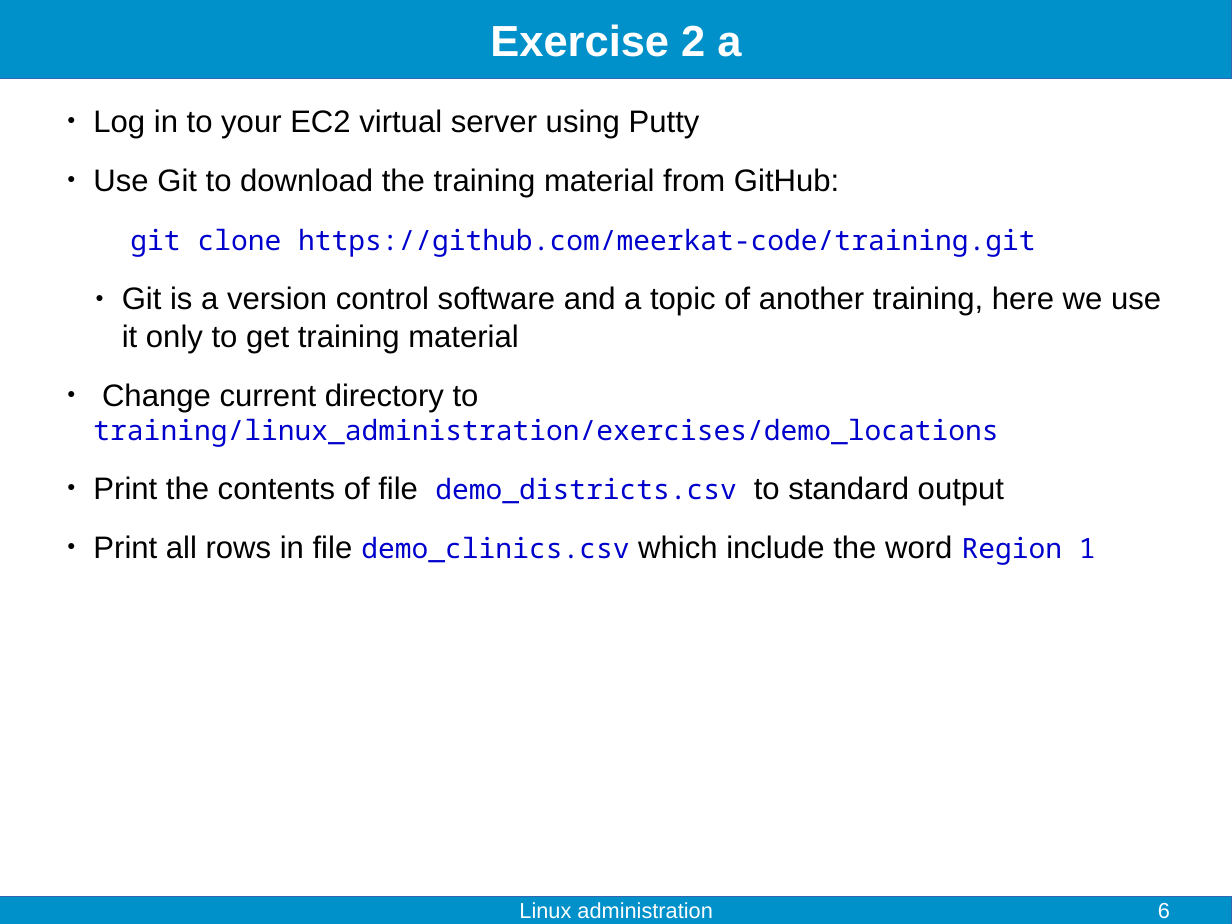
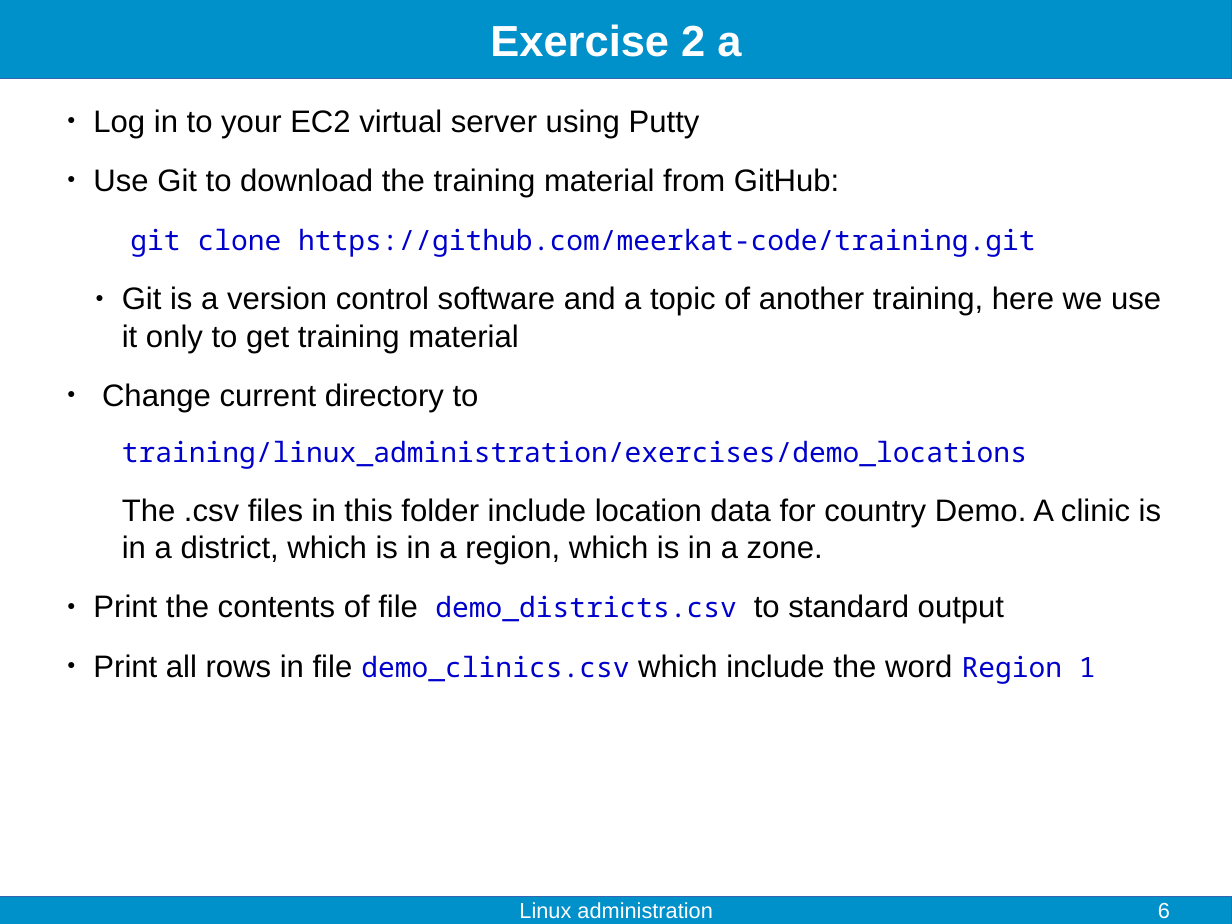
Before and after one commit to fjelltopp/training, a slide deck: slide 6 of linux_administration/linux_administration.odp. Drawn at 1232x924 pixels with LibreOffice and Linux fonts; fonts in the diff are those of the drawing. Boxes give left, top, right and bottom in pixels: in the first picture for what was removed or moved away, otherwise in the second. Text is boxed around its words. In the diff, an @@ line names an element or a change of style, - is before the commit and + after.

```diff
--- a/linux_administration/linux_administration.odp
+++ b/linux_administration/linux_administration.odp
@@ text at box(102, 383, 1161, 564): text changed; size 18 to 20 pt; font Noto Sans Mono to Arial; text colour #0000CC to #000000 @@
-● Change current directory to training/linux_administration/exercises/demo_locations
+● Change current directory to
+training/linux_administration/exercises/demo_locations
+The .csv files in this folder include location data for country Demo. A clinic is in a district, which is in a region, which is in a zone.
```
Also in this commit, not shown: 3 other slides changed, 4 slides added, 1 other file.
